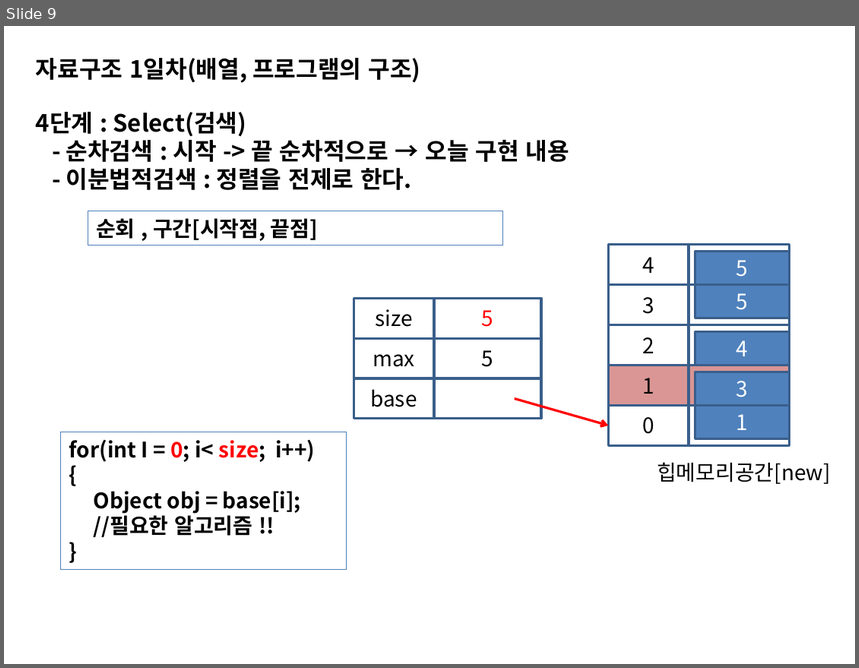
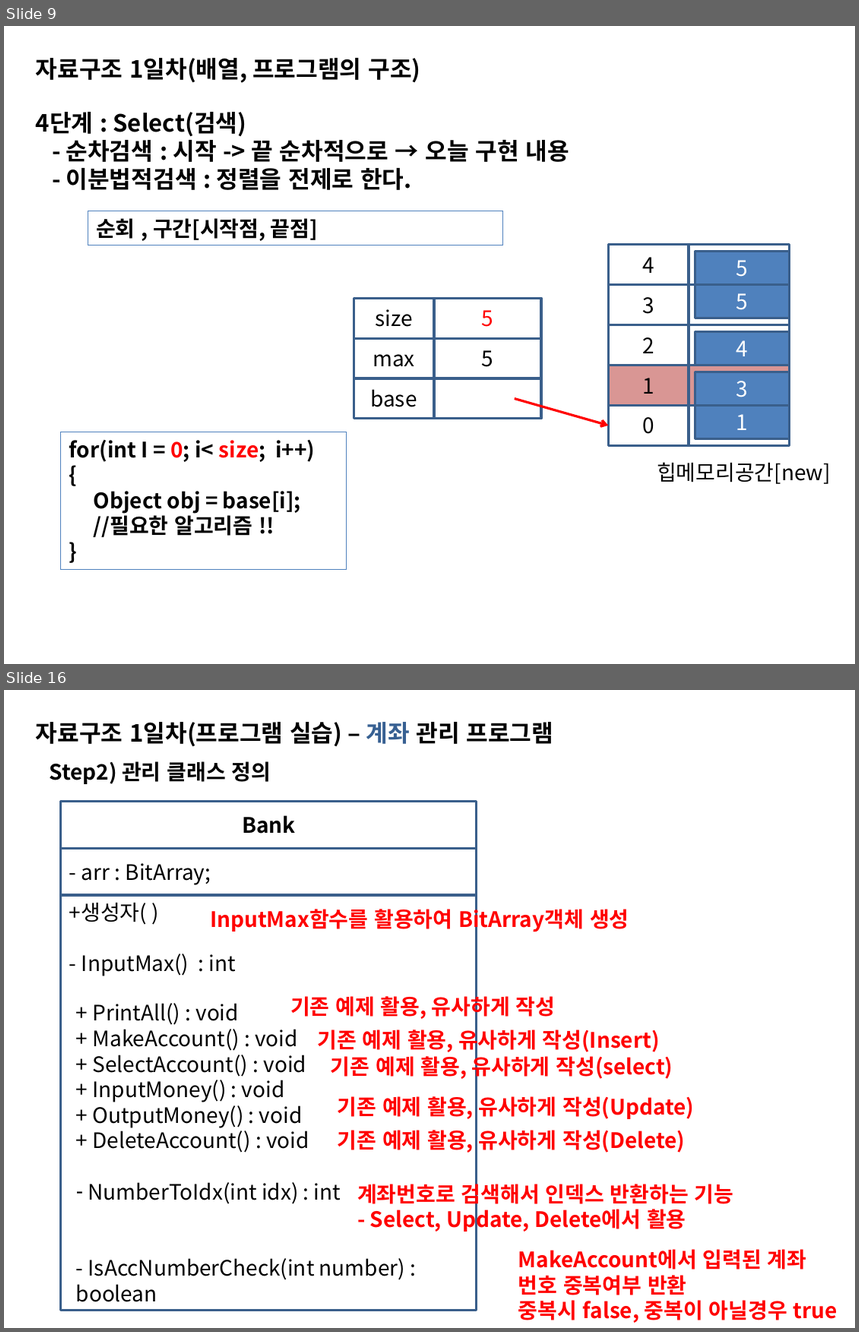
Before and after one commit to sing2song/TILDS, a slide deck: Java자료구조.pptx. Shown one above the other, each under a label of ours: slide 9 before the commit, slides 9 and 16 after it; the slides between them are not shown. The pictures are 859x668 and 859x1332 pixels, drawn with LibreOffice and Linux fonts; fonts in the diff are those of the drawing. Boxes give left, top, right and bottom in pixels: in the first picture for what was removed or moved away, otherwise in the second. Text is boxed around its words. In the diff, an @@ line names an element or a change of style, - is before the commit and + after.

```diff
--- a/Java자료구조.pptx
+++ b/Java자료구조.pptx
@@ slide 16 added at box(4, 690, 855, 1328), background #FFFFFF @@
@@ text added at box(36, 722, 554, 746), 20 pt, text #000000, bold @@
+자료구조 1일차(프로그램 실습) – 계좌 관리 프로그램
@@ text added at box(49, 761, 272, 784), 18 pt, text #000000, bold @@
+Step2) 관리 클래스 정의
@@ rectangle added at box(61, 802, 477, 848), fill #FFFFFF, outline #3A5F8C 2 pt, 18 pt, text #000000, bold @@
+Bank
@@ rectangle added at box(61, 848, 477, 895), fill #FFFFFF, outline #3A5F8C 2 pt, 18 pt, text #000000 @@
+- arr : BitArray;
@@ rectangle added at box(61, 895, 477, 1310), fill #FFFFFF, outline #3A5F8C 2 pt, 18 pt, text #000000 @@
++생성자( )
+- InputMax() : int
@@ text added at box(210, 906, 629, 933), 18 pt, text #FF0000, bold @@
+InputMax함수를 활용하여 BitArray객체 생성
@@ text added at box(88, 1003, 405, 1281), 18 pt, text #000000 @@
++ PrintAll() : void
++ MakeAccount() : void
++ SelectAccount() : void
++ InputMoney() : void
++ OutputMoney() : void
++ DeleteAccount() : void
+– NumberToIdx(int idx) : int
+- IsAccNumberCheck(int number) : boolean
@@ text added at box(291, 993, 556, 1021), 18 pt, text #FF0000, bold @@
+기존 예제 활용, 유사하게 작성
@@ text added at box(317, 1027, 660, 1054), 18 pt, text #FF0000, bold @@
+기존 예제 활용, 유사하게 작성(Insert)
@@ text added at box(331, 1053, 674, 1081), 18 pt, text #FF0000, bold @@
+기존 예제 활용, 유사하게 작성(select)
@@ text added at box(338, 1097, 694, 1119), 18 pt, text #FF0000, bold @@
+기존 예제 활용, 유사하게 작성(Update)
@@ text added at box(338, 1130, 685, 1153), 18 pt, text #FF0000, bold @@
+기존 예제 활용, 유사하게 작성(Delete)
@@ text added at box(357, 1181, 734, 1233), 18 pt, text #FF0000, bold @@
+계좌번호로 검색해서 인덱스 반환하는 기능
+- Select, Update, Delete에서 활용
@@ text added at box(519, 1249, 838, 1323), 18 pt, text #FF0000, bold @@
+MakeAccount에서 입력된 계좌
+번호 중복여부 반환
+중복시 false, 중복이 아닐경우 true
```
Also in this commit, not shown: 2 slides changed, 6 other slides added, 3 other files.
